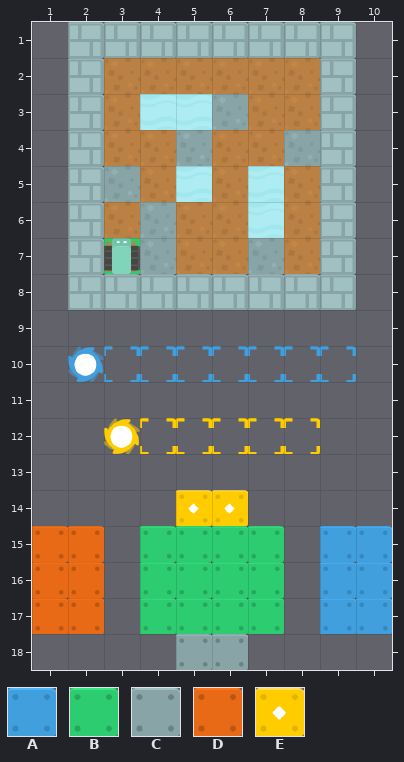
Two versions of a level (Tiled map, android/assets/stages/sequence_normal.tmx). Above is the file before it was changed.
Cells are 64x64 px. Shown: x 1..10, y 1..18.
Key: from "tileset": A 0 "box", B 7 "box", C 11 "box", D 14 "box", E 25 "box".
_ is an empty cell.
Layers that did not change in this view are not listed.
Layer "boxes" before, first column x 1:
 1 __________
 2 __________
 3 __________
 4 __________
 5 __________
 6 __________
 7 __________
 8 __________
 9 __________
10 __________
11 __________
12 __________
13 __________
14 ____EE____
15 DD_BBBB_AA
16 DD_BBBB_AA
17 DD_BBBB_AA
18 ____CC____
After:
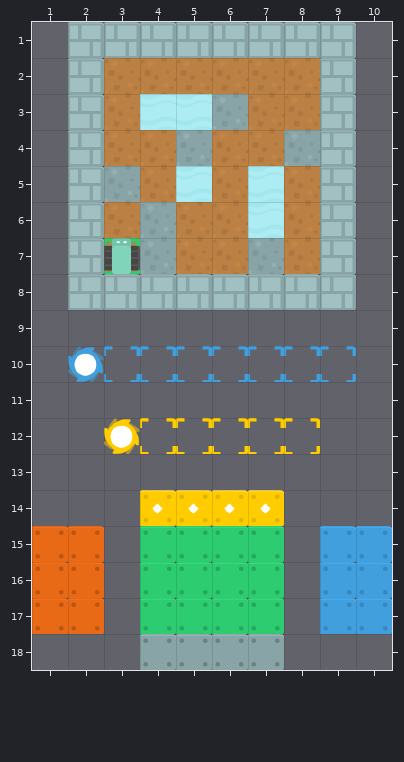
The exact change:
Layer "boxes":
y 14: x 4 _ -> E; x 7 _ -> E
y 18: x 4 _ -> C; x 7 _ -> C
